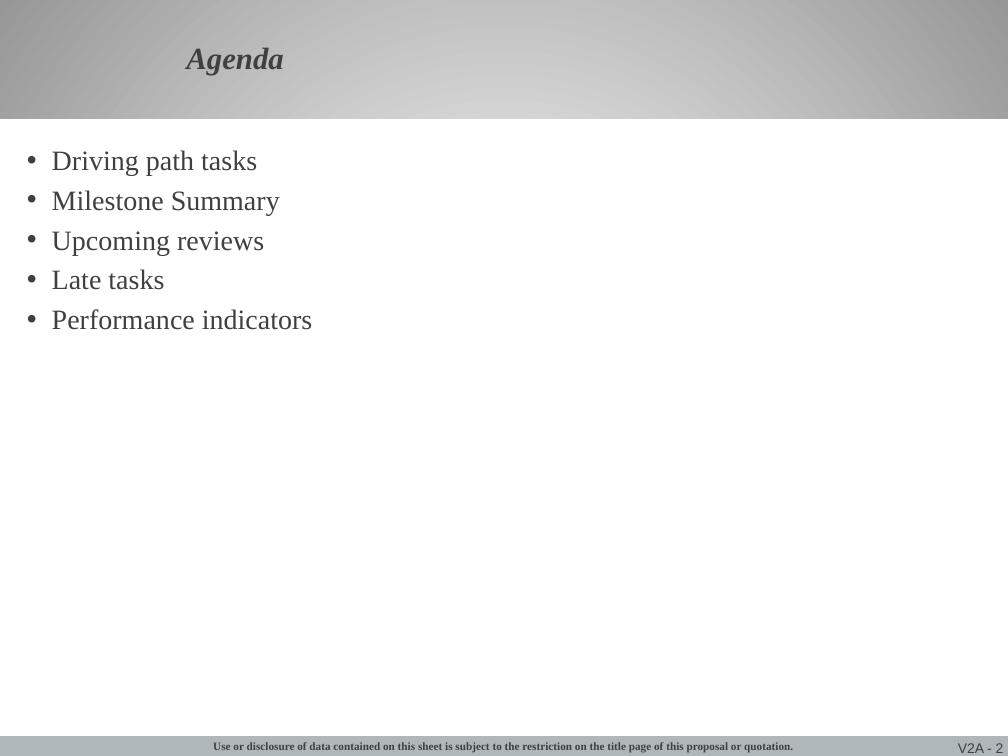
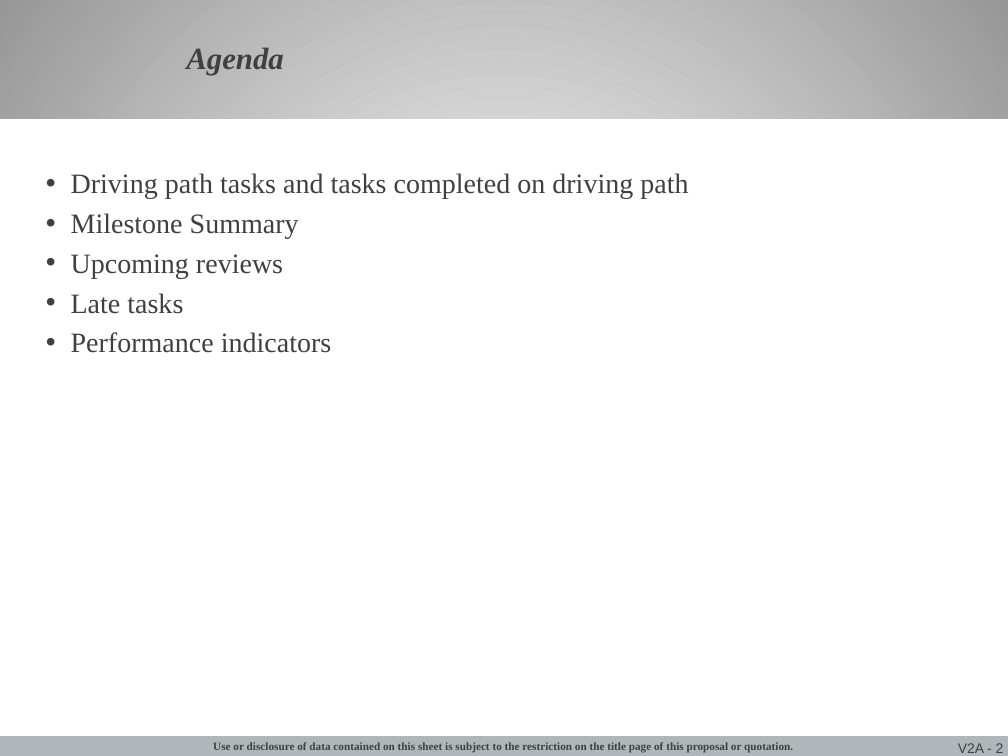
Before and after one commit to jgoodso2/PMMP, a slide deck: slide 2 of PMMPresentation/Modules/Templates/PMM Template.pptx. Drawn at 1008x756 pixels with LibreOffice and Linux fonts; fonts in the diff are those of the drawing; background and template pictures are left out. Boxes give left, top, right and bottom in pixels: in the first picture for what was removed or moved away, otherwise in the second. Text is boxed around its words. In the diff, an @@ line names an element or a change of style, - is before the commit and + after.

Commit message:
Late Task business rules revisited and Finish date issue in Driving Path slide grid fixed

```diff
--- a/PMMPresentation/Modules/Templates/PMM Template.pptx
+++ b/PMMPresentation/Modules/Templates/PMM Template.pptx
@@ text "Driving path tasks and tasks ...": place and size @@
-text "Driving path tasks and tasks ..." at [52, 150, 312, 330]
+text "Driving path tasks and tasks ..." at [71, 173, 688, 353]
@@ text at [71, 173, 688, 199]: text changed @@
-• Driving path tasks
+• Driving path tasks and tasks completed on driving path
```
Also in this commit, not shown: 4 other slides changed, 37 other files.
